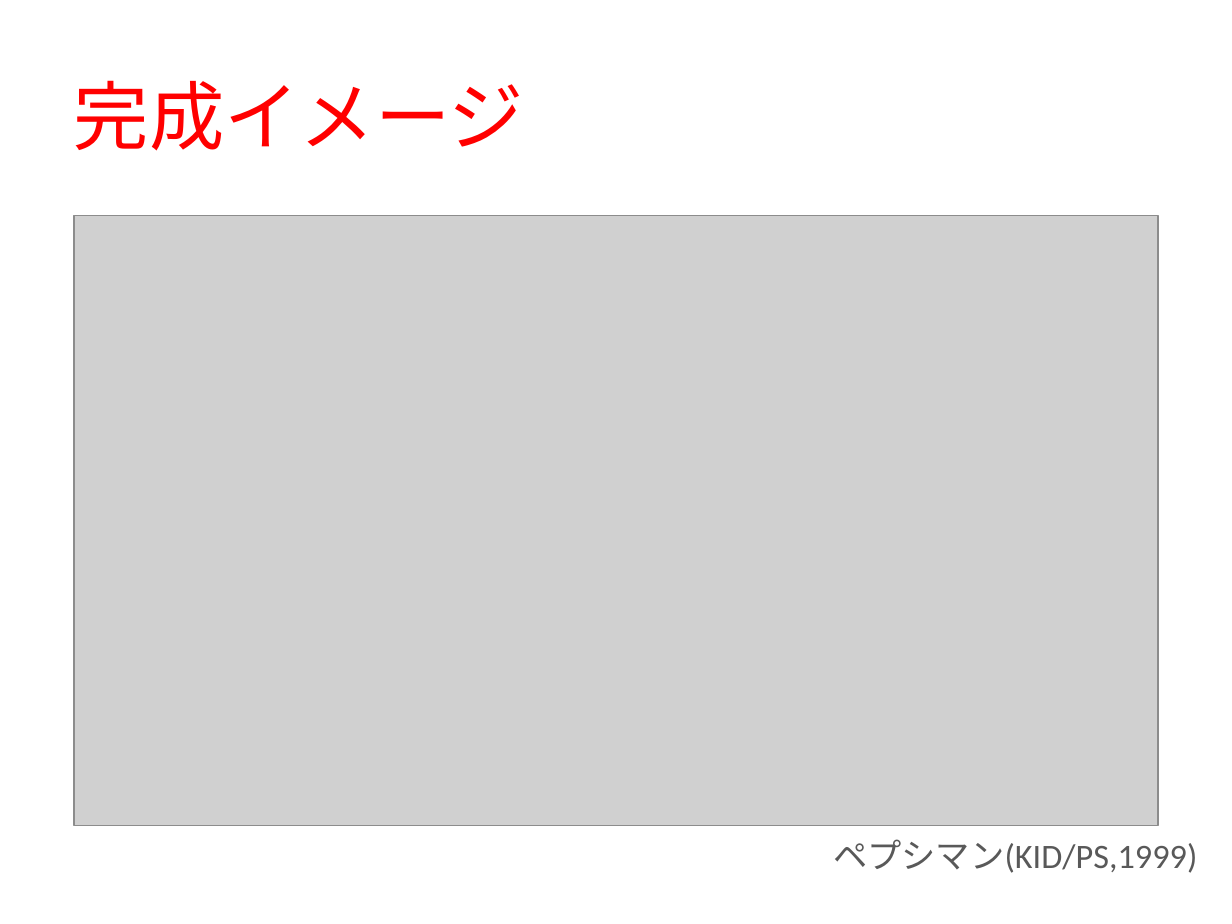
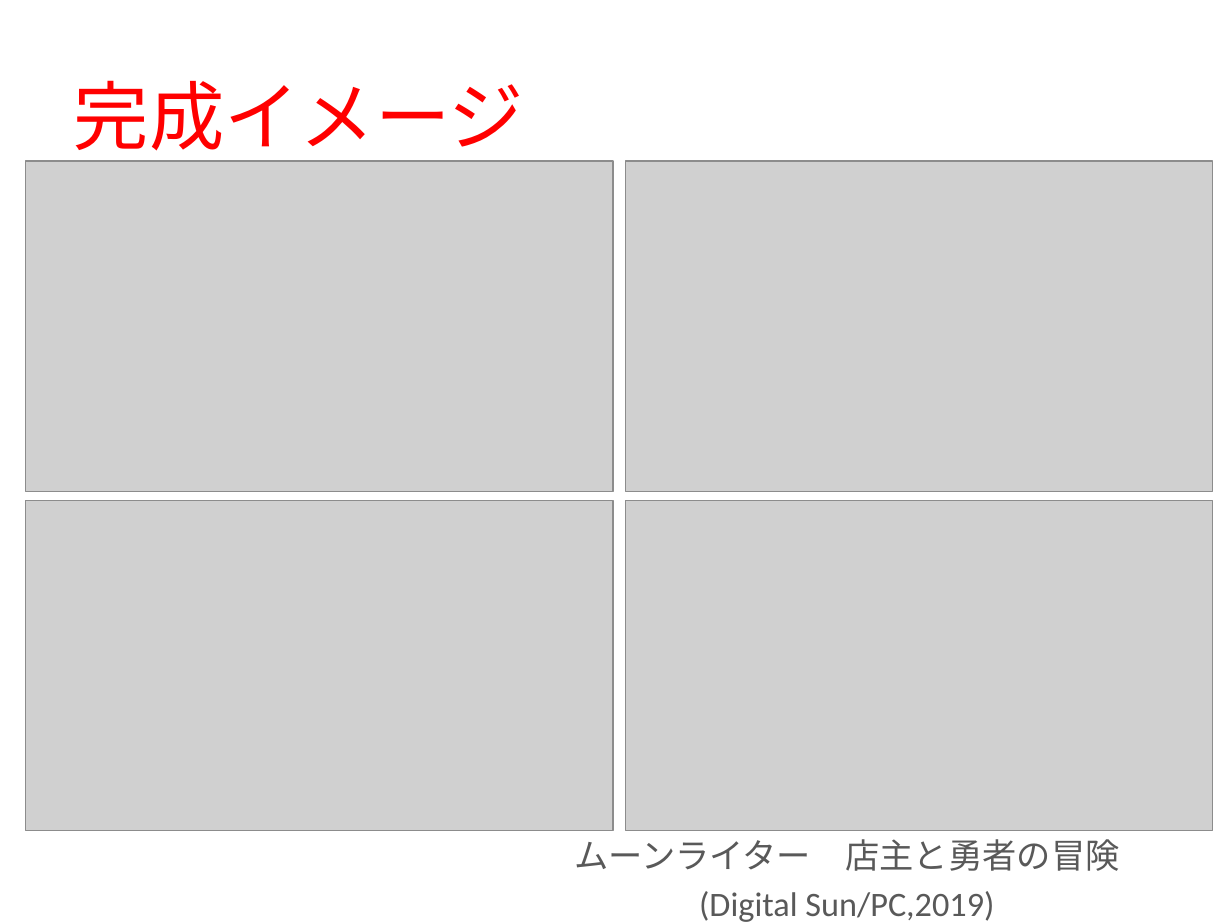
Before and after one commit to POCHOMKIN06/HF21, a slide deck: slide 4 of 企画書4.pptx (slide 3 before the commit). Drawn at 1232x924 pixels with LibreOffice and Linux fonts; fonts in the diff are those of the drawing; grey boxes stand for pictures. Boxes give left, top, right and bottom in pixels: in the first picture for what was removed or moved away, otherwise in the second. Text is boxed around its words. In the diff, an @@ line names an element or a change of style, - is before the commit and + after.

```diff
--- a/企画書4.pptx
+++ b/企画書4.pptx
@@ picture: place and size @@
-picture at box(74, 216, 1158, 825)
+picture at box(26, 161, 614, 492)
@@ picture added at box(626, 161, 1214, 492) @@
@@ picture added at box(26, 500, 614, 830) @@
@@ picture added at box(626, 500, 1214, 830) @@
@@ text at box(574, 839, 1119, 922): text changed @@
-ペプシマン(KID/PS,1999)
+ムーンライター 店主と勇者の冒険
+(Digital Sun/PC,2019)
```
Also in this commit, not shown: 4 other slides changed, 5 slides added, 2 slides removed, 42 other files.
